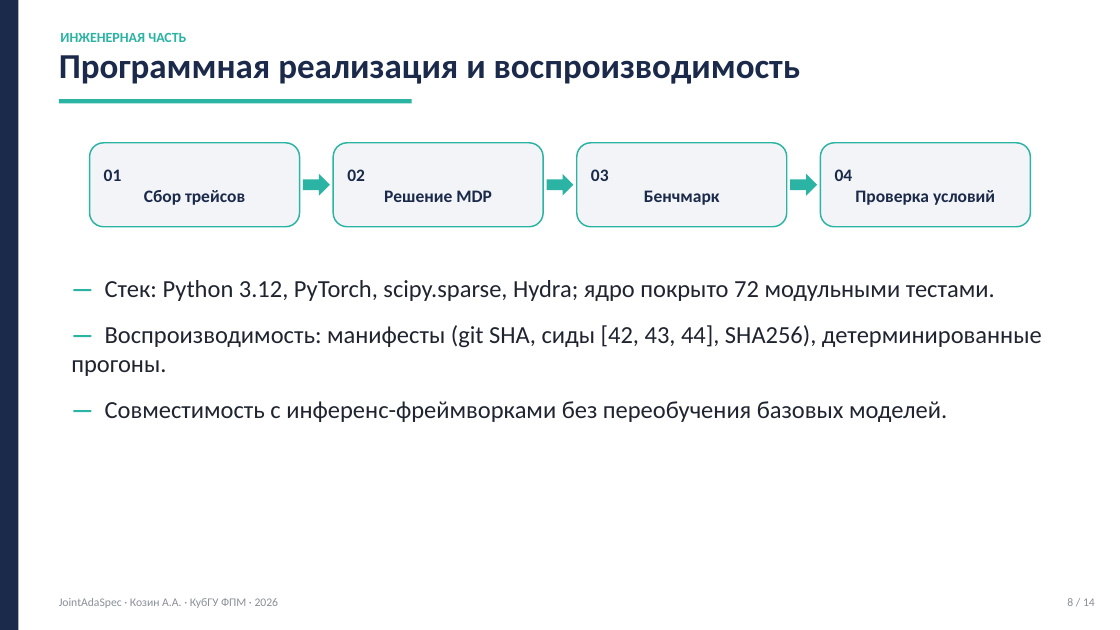
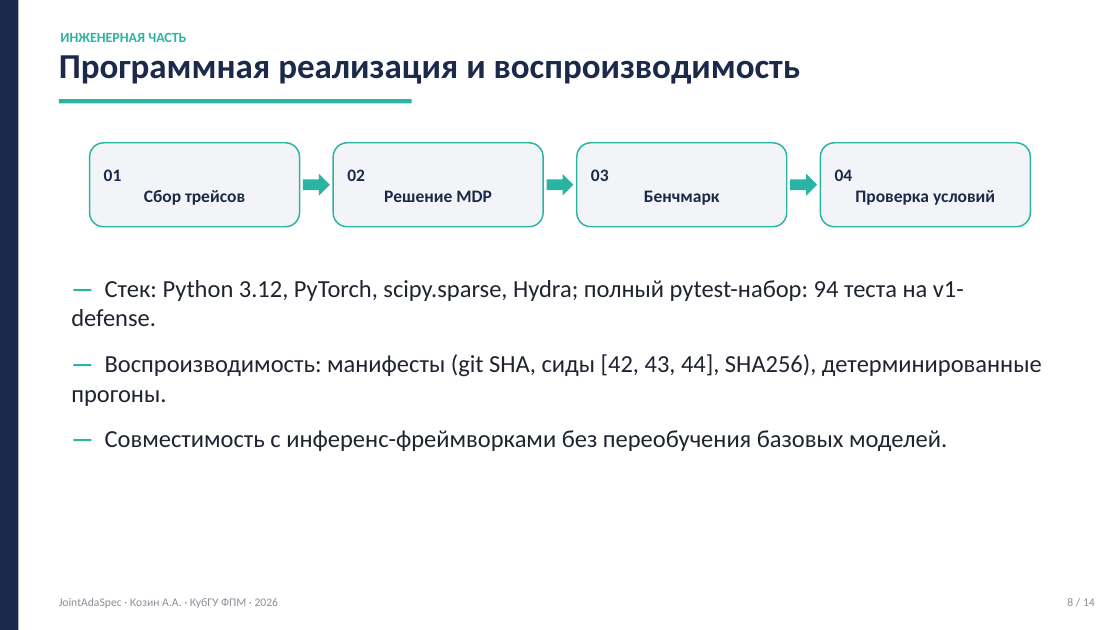
Before and after one commit to levvius/adaptive-speculative-decoding, a slide deck: slide 8 of papers/dist/JointAdaSpec_defense.pptx. Drawn at 1120x630 pixels with LibreOffice and Linux fonts; fonts in the diff are those of the drawing. Boxes give left, top, right and bottom in pixels: in the first picture for what was removed or moved away, otherwise in the second. Text is boxed around its words. In the diff, an @@ line names an element or a change of style, - is before the commit and + after.

Commit message:
chore: rebuild defense deck after final audit

```diff
--- a/papers/dist/JointAdaSpec_defense.pptx
+++ b/papers/dist/JointAdaSpec_defense.pptx
@@ text at <box>71,280,964,326</box>: text changed @@
-— Стек: Python 3.12, PyTorch, scipy.sparse, Hydra; ядро покрыто 72 модульными тестами.
+— Стек: Python 3.12, PyTorch, scipy.sparse, Hydra; полный pytest-набор: 94 теста на v1-defense.
```
Also in this commit, not shown: 1 other slide changed, 2 other files.
